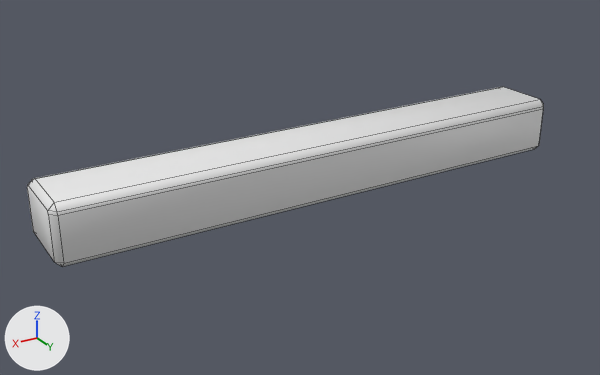
What one commit did to the FBX model Assets/Art/Models/Building/meshes/baseboardWindow01.fbx.
Both versions are drawn from a 50 mm camera at (5.36, 5.41, 2.35) aimed at (2.36, 0.4, -0.16). Arrows for +X, +Y and +Z are at lower left; the lights stay in place. Mesh edges are drawn as thin lines. Where no turn or scale is listed for an object, it has been applied to the vertices.

Objects in the first picture: 'baseboardWindow01'.
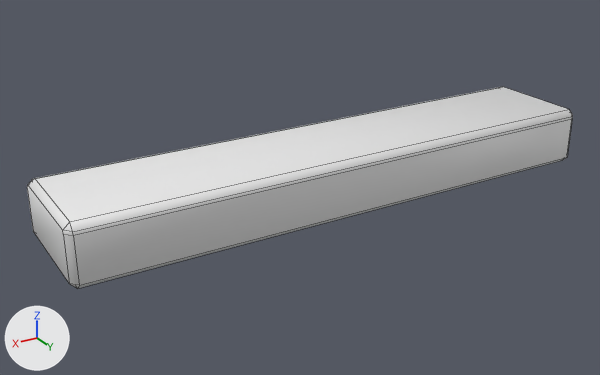
Location of each change, [x1, y1, x2, y2] in pixels of the pictures (600 x 375 px):
```json
{"object": "baseboardWindow01", "change": "reshaped", "before": [27, 87, 544, 267], "after": [27, 87, 573, 288], "on screen": "12% taller"}
```

The change, as JSON lines over the scene's bpy script:
```json
{"block": "me_cube_013", "where": "me_cube_013.from_pydata(...)  # 34 vertices, 35 faces; spans x -0.01..4.29, y -0.01..0.61, z -0.24..0.22"}
{"block": "me_cube_013", "where": "# used by ob_baseboardwindow01; location = (0.0, 0.0, 0.0)"}
{"block": "me_cube_013", "change": "me_cube_013 part 1: all 16 vertices in x -0.01..4.29, y 0.56..0.61, z -0.24..0.22 are moved by (0.0, 0.32, 0.0)"}
```
